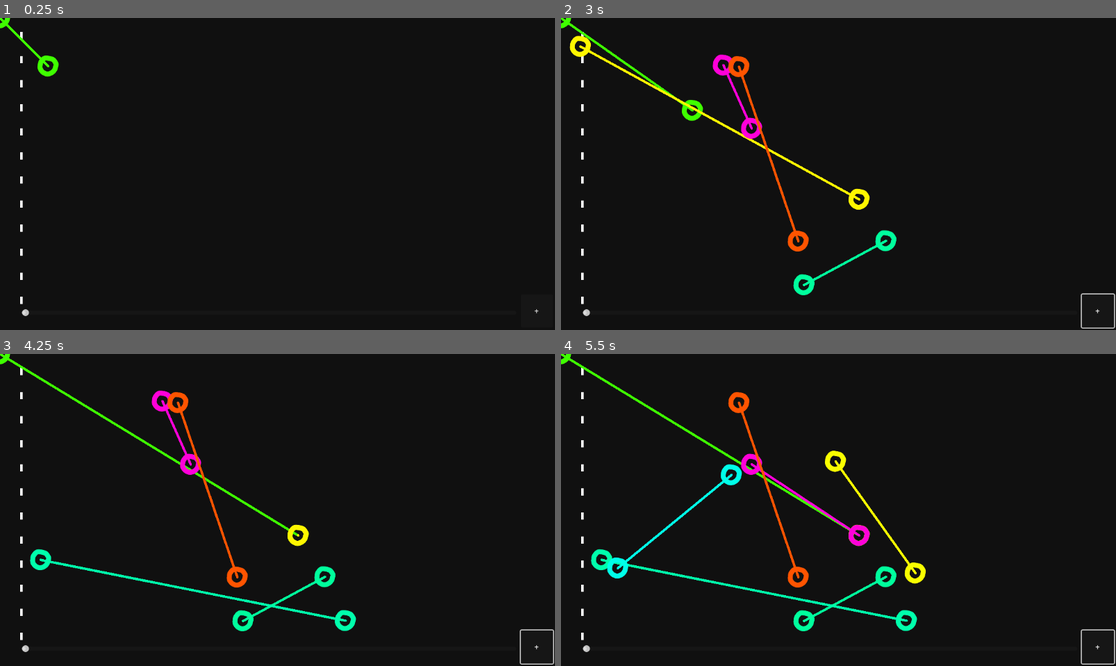
Above: before the commit, frames 1-4 (two rows, left to right).
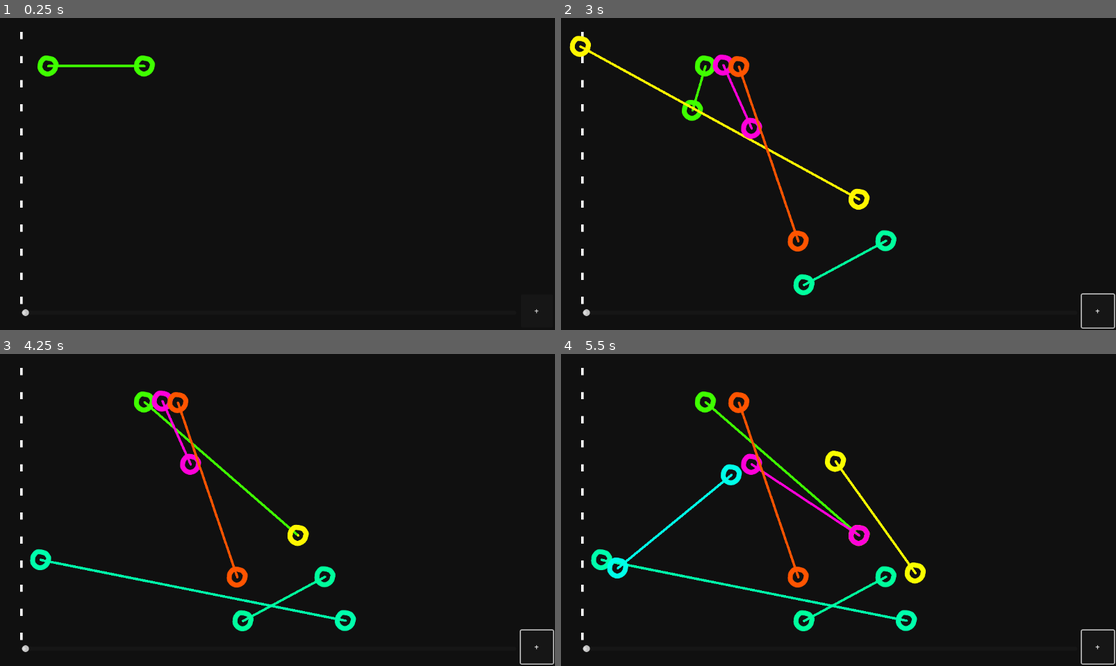
Above: after the commit, the same moments.

Repository: Graicc/sweep-line
Game: Godot game, scene res://LineManager.tscn
The game is run twice, just before and just after one commit, with the same random seed, the same clock (stepped at 60 frames per second) and the same inputs. Before the commit the project starts from res://node_2d.tscn.
Inputs (mouse positions are in pixels of both pictures, inside the frame that each line leads up to):
- Up to frame 1 (0.25 s): no input
- Up to frame 2 (3 s): click "+" at 0.5 s; click "+" at 1.25 s; click "+" at 2 s; tap Enter at 2.75 s; drag from (610, 64) to (860, 198) at 2.77 s
- Up to frame 3 (4.25 s): tap Space at 3.5 s; drag from (22, 382) to (299, 534) at 3.52 s
- Up to frame 4 (5.5 s): tap Enter at 4.25 s; move the mouse to (860, 534) at 4.27 s; click (860, 534) at 4.35 s; tap Space at 5 s; drag from (721, 400) to (860, 534) at 5.02 s

The runs differ from the first frame. In frame 1, 0.4% of the frame differs, in the area x 0-29%, y 0-19%; in frame 2, 0.5%; in frame 3, 1.0%, in the area x 0-54%, y 0-59%; in frame 4, 1.0%.

Commit message:
Give line manager scene a proper name

Diff:
--- a/node_2d.tscn
+++ b/LineManager.tscn
@@ -22,7 +22,7 @@
 [node name="Line2D" type="Line2D" parent="Slider"]
 texture_filter = 1
 texture_repeat = 2
-points = PackedVector2Array(431, 277, 387, 343)
+points = PackedVector2Array(64, -12, 64, 595)
 width = 5.0
 texture = ExtResource("4_fv64i")
 texture_mode = 1
--- a/line_manager.gd
+++ b/line_manager.gd
@@ -15,7 +15,7 @@
 
 # Called when the node enters the scene tree for the first time.
 func _ready():
-	add_line(Vector2(0, 0), Vector2(100, 100))
+	add_line(Vector2(100, 100), Vector2(300, 100))
 	# add_line(Vector2(20, 200), Vector2(200, 100))
 
 # Called every frame. 'delta' is the elapsed time since the previous frame.
--- a/project.godot
+++ b/project.godot
@@ -11,7 +11,7 @@
 [application]
 
 config/name="Sweep Line"
-run/main_scene="res://node_2d.tscn"
+run/main_scene="res://LineManager.tscn"
 config/features=PackedStringArray("4.2", "GL Compatibility")
 config/icon="res://icon.svg"
 
